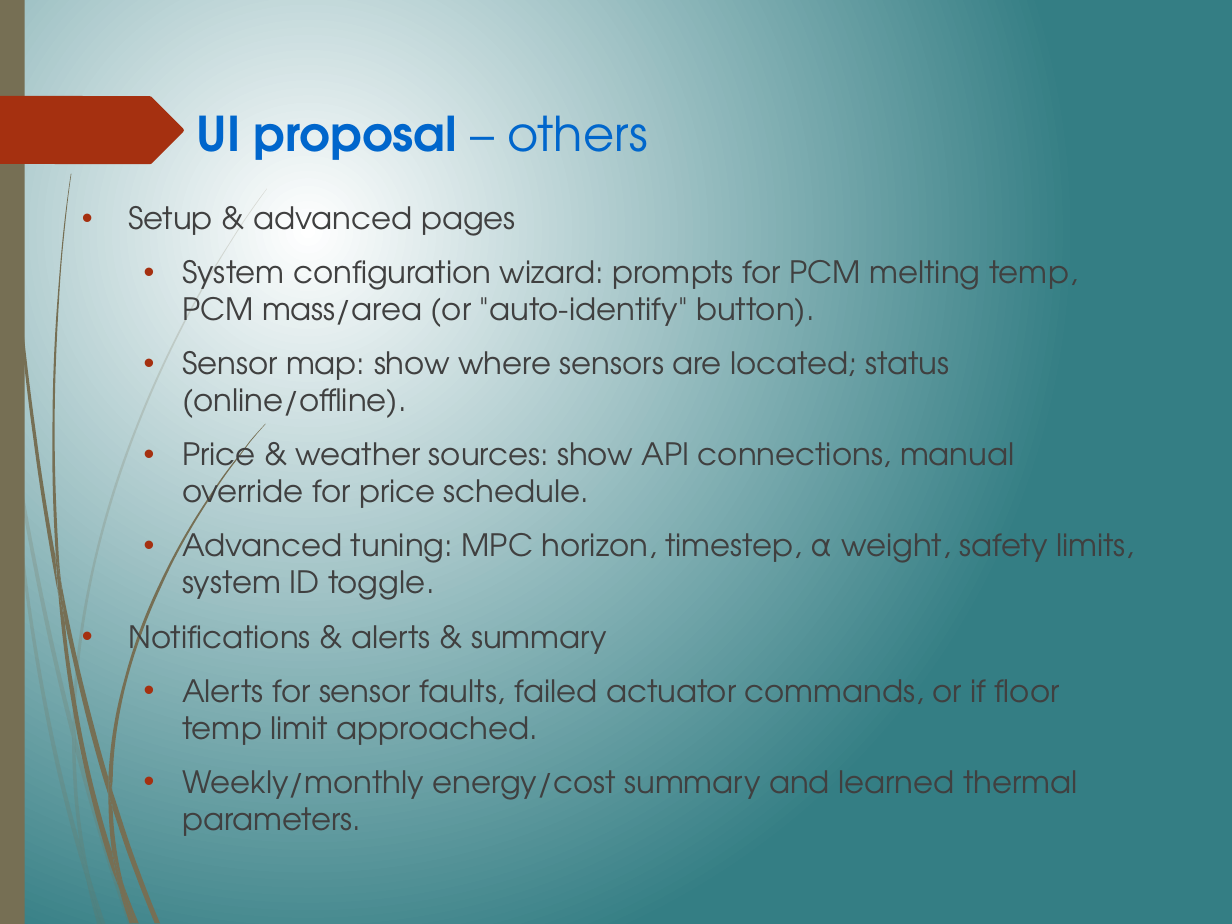
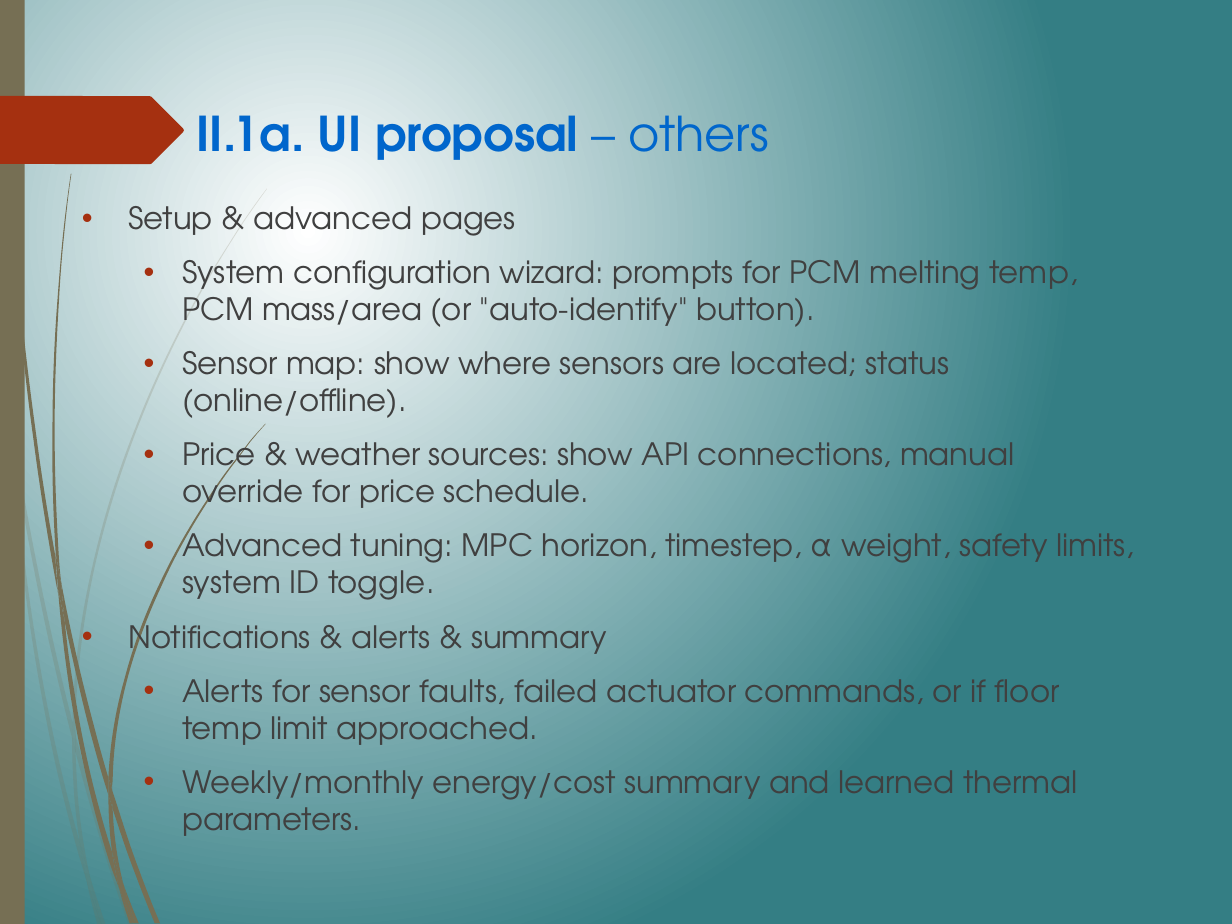
Before and after one commit to thanqminh/thanqminh.com, a slide deck: slide 9 of files/minh.pptx. Drawn at 1232x924 pixels with LibreOffice and Linux fonts; fonts in the diff are those of the drawing. Boxes give left, top, right and bottom in pixels: in the first picture for what was removed or moved away, otherwise in the second. Text is boxed around its words. In the diff, an @@ line names an element or a change of style, - is before the commit and + after.

```diff
--- a/files/minh.pptx
+++ b/files/minh.pptx
@@ text at <box>196,115,769,160</box>: text changed @@
-UI proposal – others
+II.1a. UI proposal – others
```
Also in this commit, not shown: 11 other slides changed, 1 slide added.
